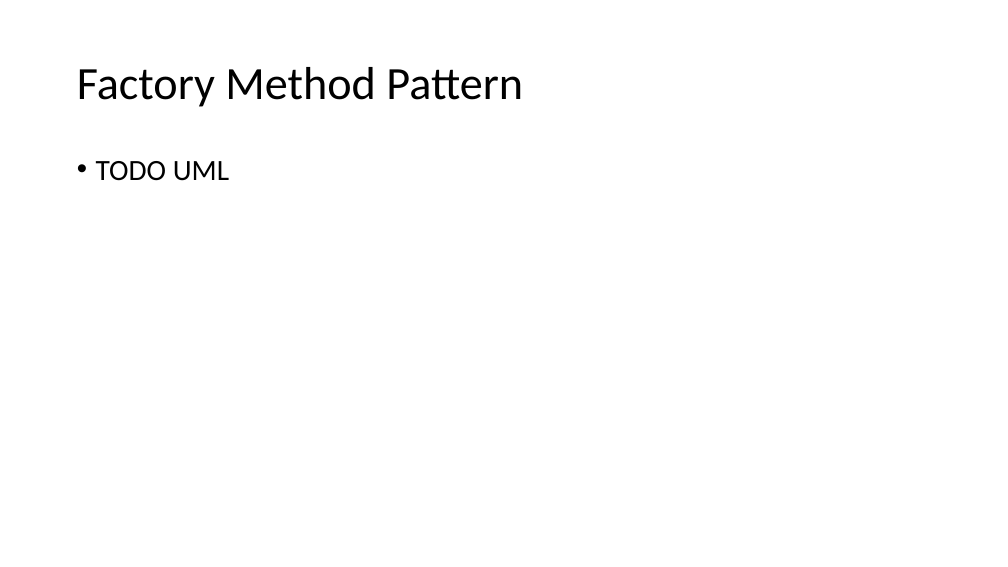
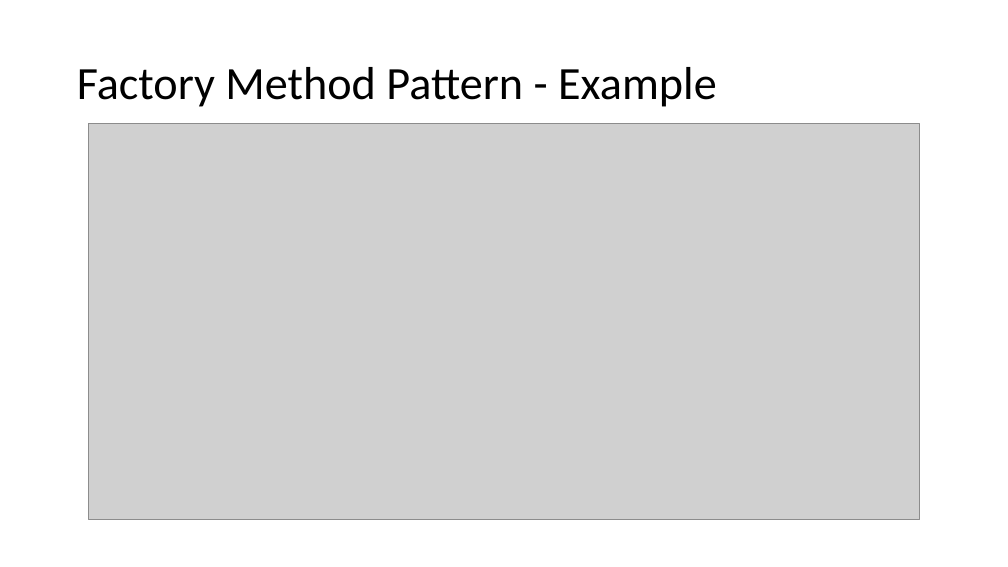
Before and after one commit to crsdrw/patterns, a slide deck: slide 5 of Patterns/docs/Factory Method.pptx. Drawn at 1008x567 pixels with LibreOffice and Linux fonts; fonts in the diff are those of the drawing; grey boxes stand for pictures. Boxes give left, top, right and bottom in pixels: in the first picture for what was removed or moved away, otherwise in the second. Text is boxed around its words. In the diff, an @@ line names an element or a change of style, - is before the commit and + after.

Commit message:
Update presentation.

```diff
--- a/Patterns/docs/Factory Method.pptx
+++ b/Patterns/docs/Factory Method.pptx
@@ title at (77,67,717,107): text changed @@
-Factory Method Pattern
+Factory Method Pattern - Example
@@ picture added at (88,123,920,519) @@
@@ text removed at (96,161,229,181) @@
-• TODO UML
```
Also in this commit, not shown: 1 other slide changed, 3 slides added, 1 slide removed, 2 other files.
